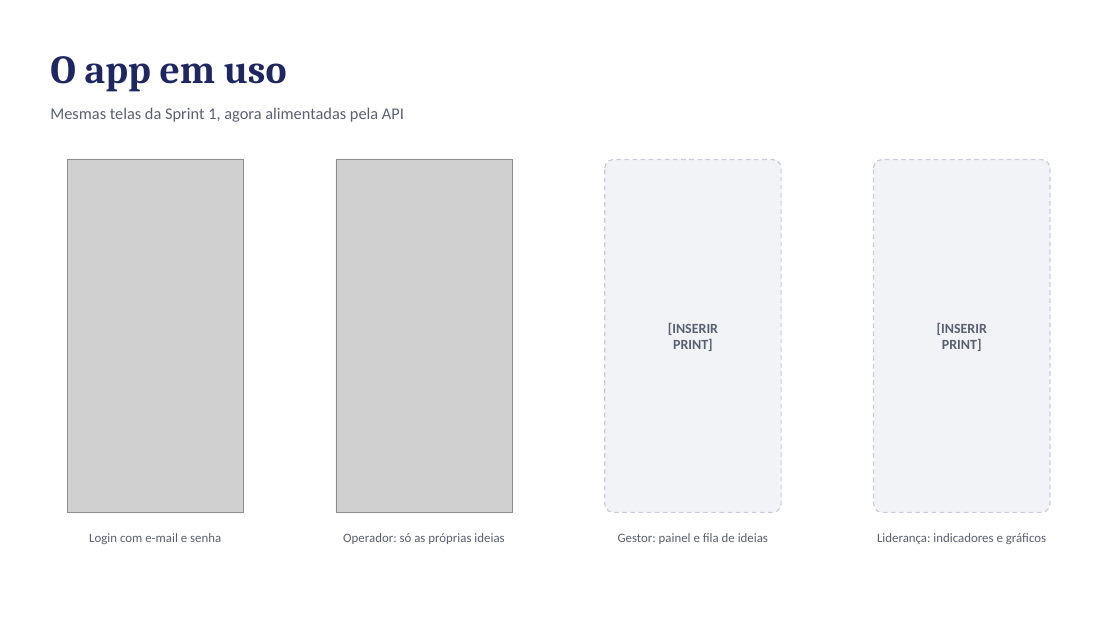
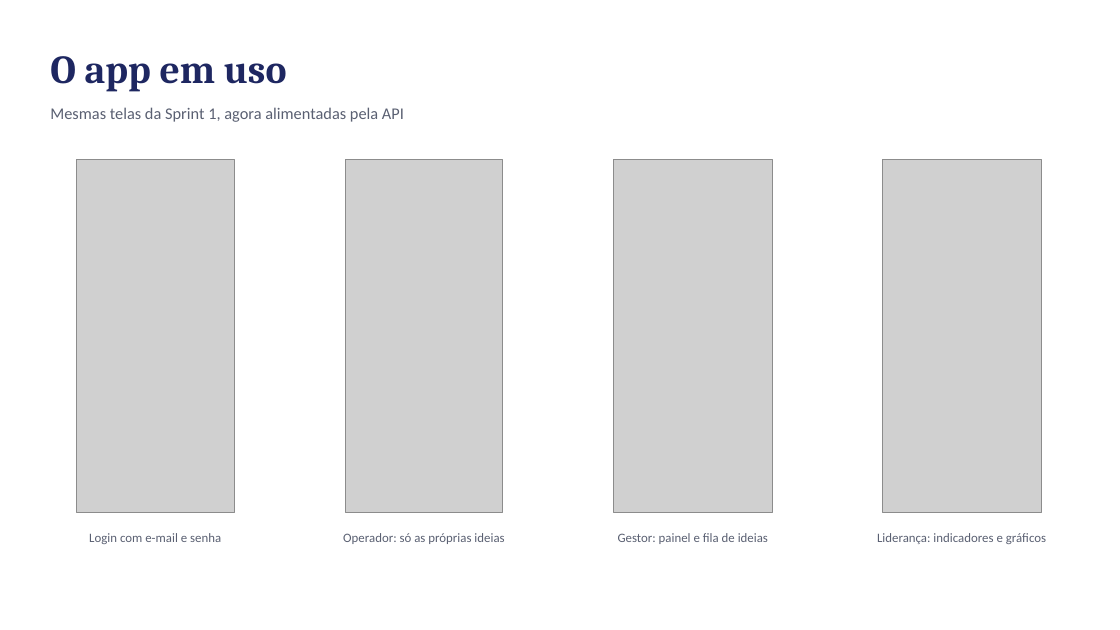
Before and after one commit to wesley-franca/fiap_2-ano_fase-6-projeto-agua-branca, a slide deck: slide 5 of docs/APRESENTACAO.pptx. Drawn at 1120x630 pixels with LibreOffice and Linux fonts; fonts in the diff are those of the drawing; grey boxes stand for pictures. Boxes give left, top, right and bottom in pixels: in the first picture for what was removed or moved away, otherwise in the second. Text is boxed around its words. In the diff, an @@ line names an element or a change of style, - is before the commit and + after.

Commit message:
docs: integrantes, prints dos três perfis e ajustes finais da entrega
- capa da apresentação com nomes e RMs; slide 5 com os prints de gestor e liderança
- PDF regerado a partir do PPTX
- README: Gradle JDK 17 (o 21 do Android Studio falha no jlink), integrantes e erro do Mongo 8.0
- plano: D5 e D8 concluídos

```diff
--- a/docs/APRESENTACAO.pptx
+++ b/docs/APRESENTACAO.pptx
@@ picture: place and size @@
-picture at <box>67,160,244,513</box>
+picture at <box>76,160,234,513</box>
@@ picture: place and size @@
-picture at <box>336,160,513,513</box>
+picture at <box>345,160,502,513</box>
@@ rounded rectangle removed at <box>605,160,781,513</box> @@
@@ picture added at <box>614,160,773,513</box> @@
@@ rounded rectangle removed at <box>874,160,1050,513</box> @@
@@ picture added at <box>883,160,1042,513</box> @@
@@ text removed at <box>668,323,718,351</box> @@
-[INSERIR
-PRINT]
@@ text removed at <box>937,323,987,351</box> @@
-[INSERIR
-PRINT]
```
Also in this commit, not shown: 1 other slide changed, 7 other files.
